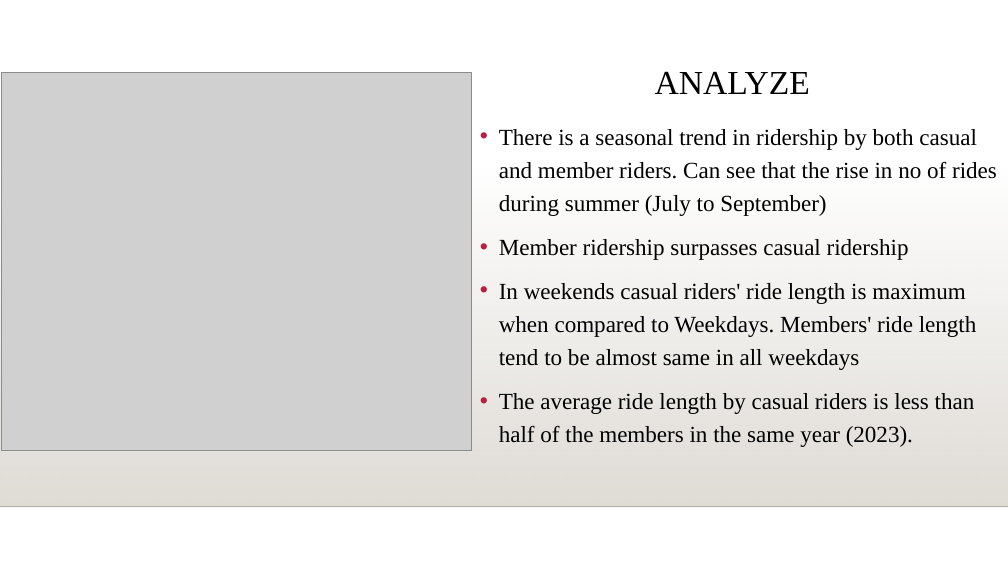
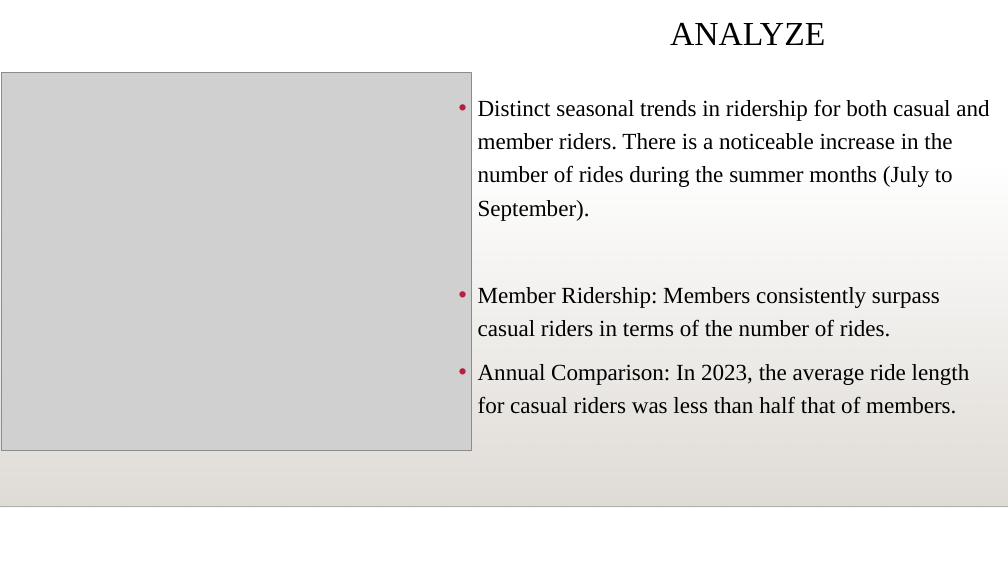
Before and after one commit to y4611676/Unanimous-Project, a slide deck: slide 12 of Analyze_project/Bike_Share/How_Does_a_Bike_Share_Navigate_Speedy_Success.pptx. Drawn at 1008x567 pixels with LibreOffice and Linux fonts; fonts in the diff are those of the drawing; grey boxes stand for pictures; background and template pictures are left out. Boxes give left, top, right and bottom in pixels: in the first picture for what was removed or moved away, otherwise in the second. Text is boxed around its words. In the diff, an @@ line names an element or a change of style, - is before the commit and + after.

```diff
--- a/Analyze_project/Bike_Share/How_Does_a_Bike_Share_Navigate_Speedy_Success.pptx
+++ b/Analyze_project/Bike_Share/How_Does_a_Bike_Share_Navigate_Speedy_Success.pptx
@@ title "ANALYZE": place and size @@
-title "ANALYZE" at (655,71,810,94)
+title "ANALYZE" at (670,22,825,45)
@@ text at (478,99,989,414): text changed @@
-• There is a seasonal trend in ridership by both casual and member riders. Can see that the rise in no of rides during summer (July to September)
-• Member ridership surpasses casual ridership
-• In weekends casual riders' ride length is maximum when compared to Weekdays. Members' ride length tend to be almost same in all weekdays
-• The average ride length by casual riders is less than half of the members in the same year (2023).
+• Distinct seasonal trends in ridership for both casual and member riders. There is a noticeable increase in the number of rides during the summer months (July to September).
+• Member Ridership: Members consistently surpass casual riders in terms of the number of rides.
+• Annual Comparison: In 2023, the average ride length for casual riders was less than half that of members.
```
Also in this commit, not shown: 11 other slides changed, 1 other file.
